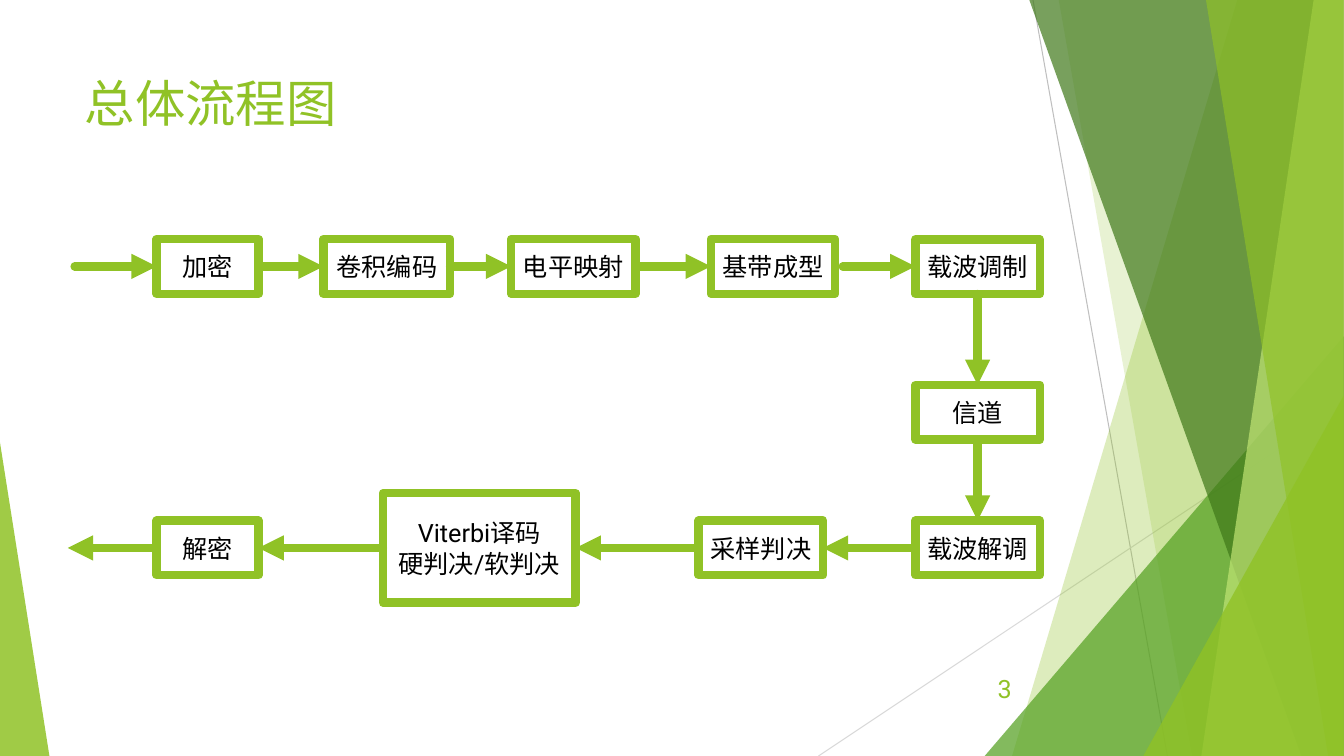
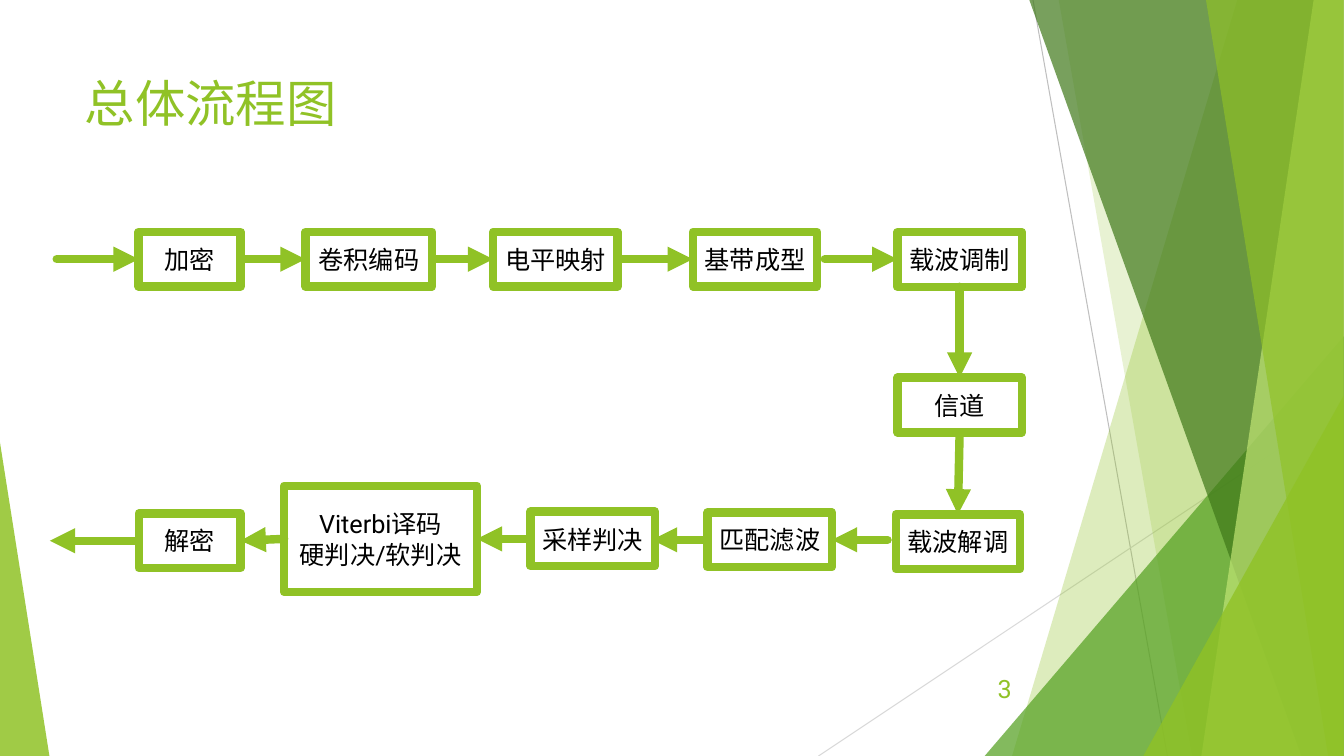
Before and after one commit to EECodingPresentation/project2, a slide deck: slide 3 of 展示报告.pptx. Drawn at 1344x756 pixels with LibreOffice and Linux fonts; fonts in the diff are those of the drawing. Boxes give left, top, right and bottom in pixels: in the first picture for what was removed or moved away, otherwise in the second. Text is boxed around its words. In the diff, an @@ line names an element or a change of style, - is before the commit and + after.

Commit message:
修正了ppt流程图

```diff
--- a/展示报告.pptx
+++ b/展示报告.pptx
@@ rectangle "加密": place and size @@
-rectangle "加密" at [156, 239, 258, 293]
+rectangle "加密" at [139, 232, 241, 286]
@@ 7 arrows, 6 rectangles: place and size @@
-7 arrows, 6 rectangles at [75, 239, 1040, 575]
+7 arrows, 6 rectangles at [56, 232, 1021, 569]
@@ rectangle "Viterbi译码": place and size @@
-rectangle "Viterbi译码" at [383, 493, 576, 603]
+rectangle "Viterbi译码" at [284, 486, 477, 592]
@@ rectangle "解密": place and size @@
-rectangle "解密" at [156, 520, 258, 575]
+rectangle "解密" at [139, 513, 241, 568]
@@ arrow moved from (383, 548) - (259, 548) to (284, 539) - (241, 540) @@
@@ arrow moved from (699, 548) - (576, 548) to (530, 539) - (477, 539) @@
@@ rectangle "采样判决": place and size @@
-rectangle "采样判决" at [699, 520, 823, 575]
+rectangle "采样判决" at [530, 511, 654, 566]
@@ rectangle added at [708, 512, 832, 567], fill #FFFFFF, outline #90C226 6 pt, 18 pt, text #000000 @@
+匹配滤波
@@ arrow moved from (156, 548) - (68, 548) to (139, 540) - (49, 540) @@
@@ arrow added from (708, 540) to (652, 540), #90C226 6 pt @@
@@ arrow moved from (915, 548) - (823, 548) to (888, 540) - (832, 540) @@
```
